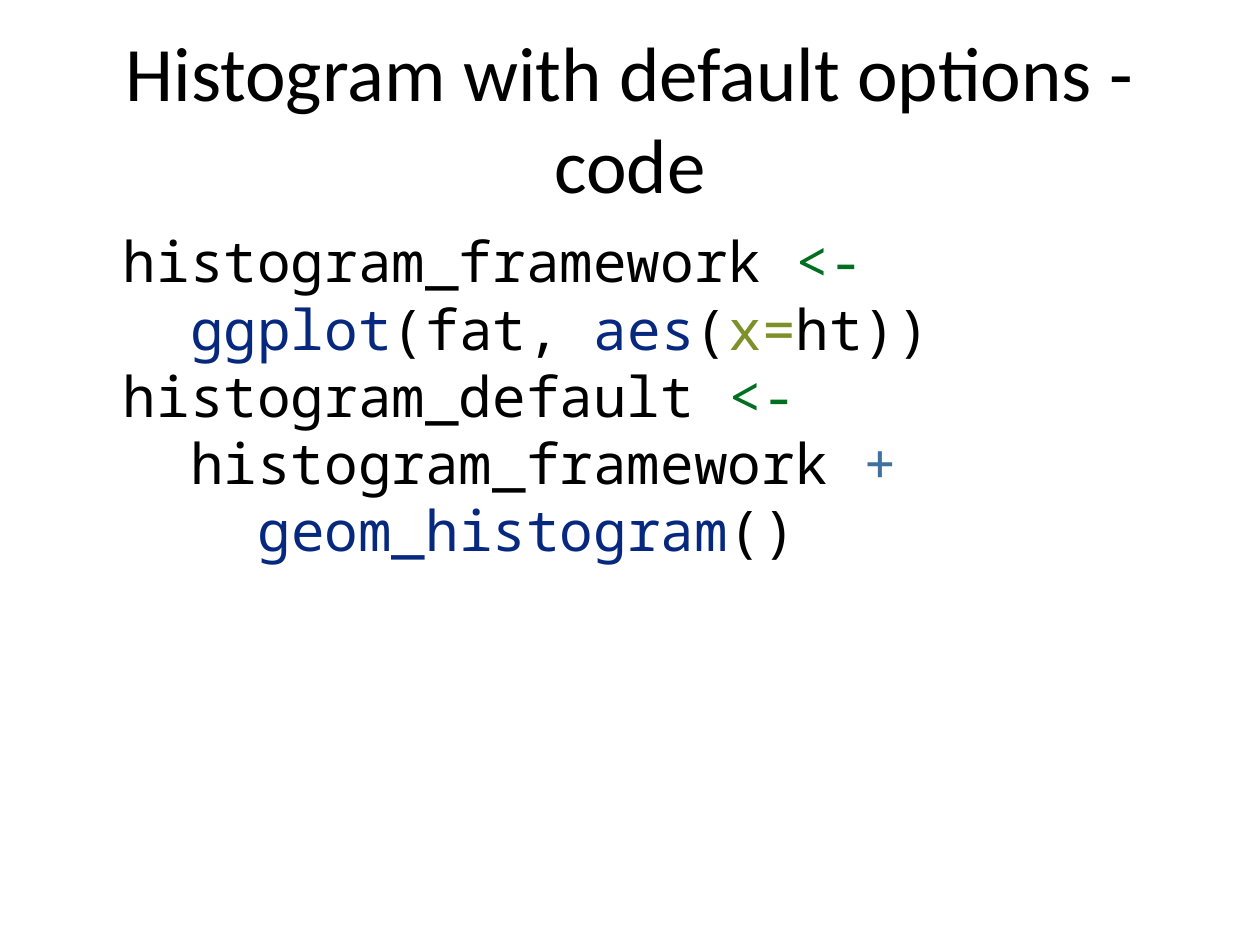
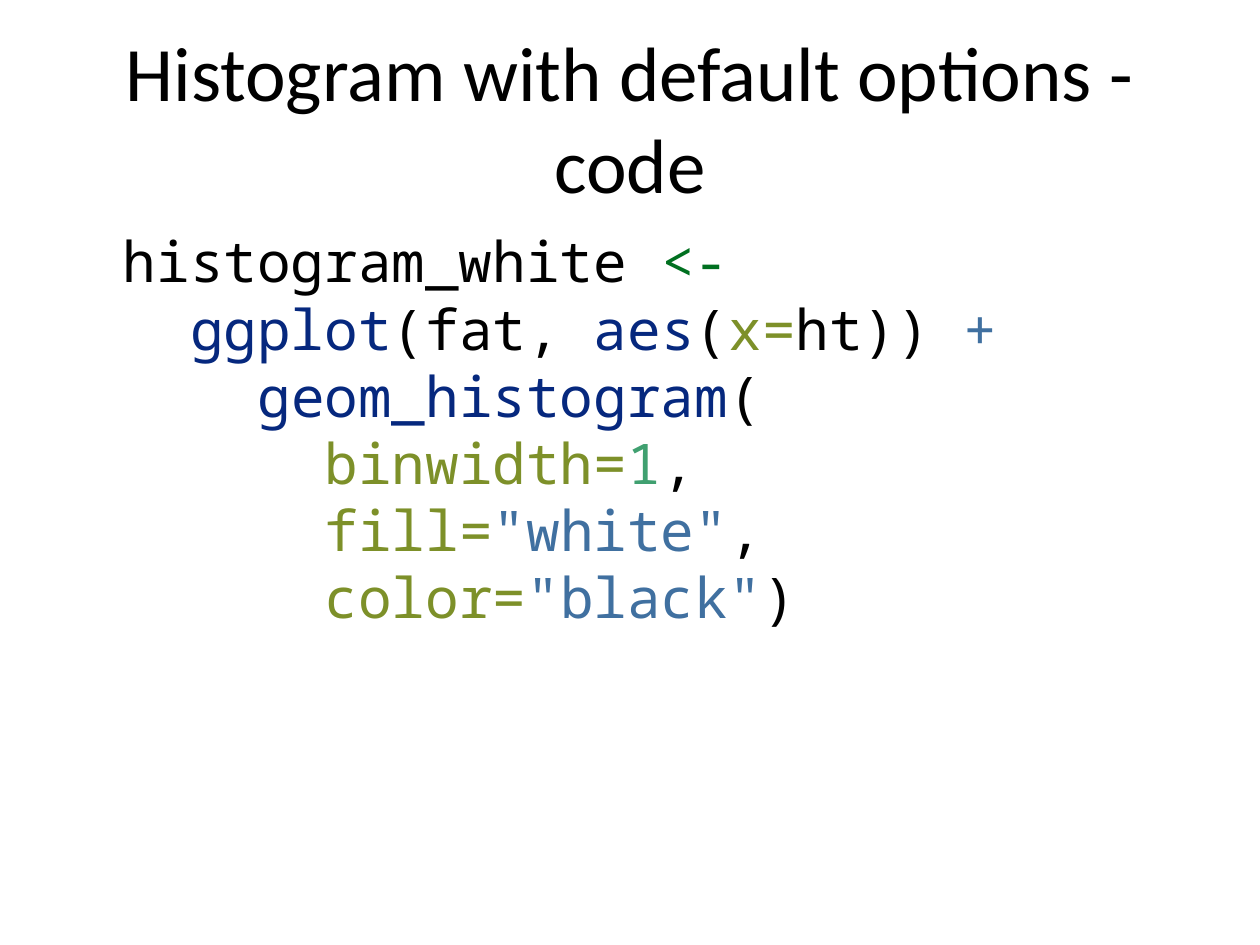
Before and after one commit to pmean/classes, a slide deck: slide 49 of introduction-to-r/results/v02-slides-and-speaker-notes.pptx. Drawn at 1260x945 pixels with LibreOffice and Linux fonts; fonts in the diff are those of the drawing. Boxes give left, top, right and bottom in pixels: in the first picture for what was removed or moved away, otherwise in the second. Text is boxed around its words. In the diff, an @@ line names an element or a change of style, - is before the commit and + after.

```diff
--- a/introduction-to-r/results/v02-slides-and-speaker-notes.pptx
+++ b/introduction-to-r/results/v02-slides-and-speaker-notes.pptx
@@ text at [123, 239, 930, 627]: text changed @@
-histogram_framework <-
-ggplot(fat, aes(x=ht))
-histogram_default <-
-histogram_framework +
-geom_histogram()
+histogram_white <-
+ggplot(fat, aes(x=ht)) +
+geom_histogram(
+binwidth=1,
+fill="white",
+color="black")
```
Also in this commit, not shown: 8 other slides changed, 11 slides added, 5 slides removed, 25 other files.
